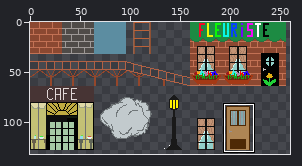
Edited in one commit: sprite sheet (GGJ20/Assets/Sprites/VictorianLondon/Tilemap_Londres.png). Above: a wide view before the commit, with the close-up outlined.
Close-up. As it was:
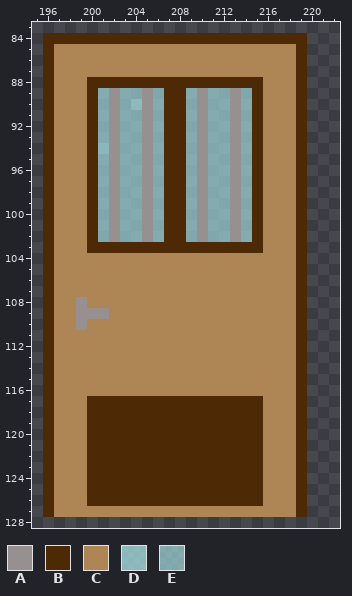
The file is 320x320 pixels. Colours within 5 levels of each other are drawn and written as one. Shown: x 195..222, y 83..128. The wide view leaves out empty margins.
Palette (. is transparent): A #979090  B #4e2905  C #ae8554  D #a3dcdec4  E #a3dcdeab
Pixels before, first column x 196:
 84 BBBBBBBBBBBBBBBBBBBBBBBB
 85 BCCCCCCCCCCCCCCCCCCCCCCB
 86 BCCCCCCCCCCCCCCCCCCCCCCB
 87 BCCCCCCCCCCCCCCCCCCCCCCB
 88 BCCCBBBBBBBBBBBBBBBBCCCB
 89 BCCCBEAEEAEBBEAEEAEBCCCB
 90 BCCCBEAEDAEBBEAEEAEBCCCB
 91 BCCCBEAEEAEBBEAEEAEBCCCB
 92 BCCCBEAEEAEBBEAEEAEBCCCB
 93 BCCCBEAEEAEBBEAEEAEBCCCB
 94 BCCCBDAEEAEBBEAEEAEBCCCB
 95 BCCCBEAEEAEBBEAEEAEBCCCB
 96 BCCCBEAEEAEBBEAEEAEBCCCB
 97 BCCCBEAEEAEBBEAEEAEBCCCB
 98 BCCCBEAEEAEBBEAEEAEBCCCB
 99 BCCCBEAEEAEBBEAEEAEBCCCB
100 BCCCBEAEEAEBBEAEEAEBCCCB
101 BCCCBEAEEAEBBEAEEAEBCCCB
102 BCCCBEAEEAEBBEAEEAEBCCCB
103 BCCCBBBBBBBBBBBBBBBBCCCB
104 BCCCCCCCCCCCCCCCCCCCCCCB
105 BCCCCCCCCCCCCCCCCCCCCCCB
106 BCCCCCCCCCCCCCCCCCCCCCCB
107 BCCCCCCCCCCCCCCCCCCCCCCB
108 BCCACCCCCCCCCCCCCCCCCCCB
109 BCCAAACCCCCCCCCCCCCCCCCB
110 BCCACCCCCCCCCCCCCCCCCCCB
111 BCCCCCCCCCCCCCCCCCCCCCCB
112 BCCCCCCCCCCCCCCCCCCCCCCB
113 BCCCCCCCCCCCCCCCCCCCCCCB
114 BCCCCCCCCCCCCCCCCCCCCCCB
115 BCCCCCCCCCCCCCCCCCCCCCCB
116 BCCCCCCCCCCCCCCCCCCCCCCB
117 BCCCBBBBBBBBBBBBBBBBCCCB
118 BCCCBBBBBBBBBBBBBBBBCCCB
119 BCCCBBBBBBBBBBBBBBBBCCCB
120 BCCCBBBBBBBBBBBBBBBBCCCB
121 BCCCBBBBBBBBBBBBBBBBCCCB
122 BCCCBBBBBBBBBBBBBBBBCCCB
123 BCCCBBBBBBBBBBBBBBBBCCCB
124 BCCCBBBBBBBBBBBBBBBBCCCB
125 BCCCBBBBBBBBBBBBBBBBCCCB
126 BCCCBBBBBBBBBBBBBBBBCCCB
127 BCCCCCCCCCCCCCCCCCCCCCCB
The result:
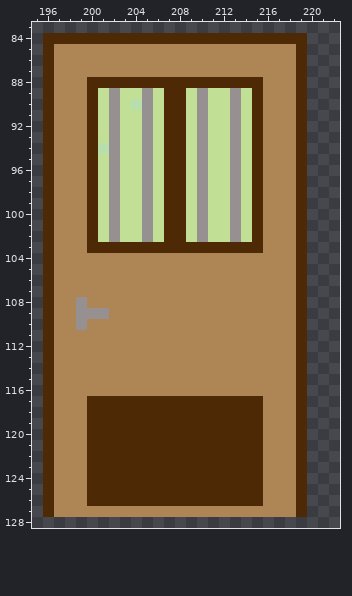
From old to new:
colour D: #a3dcdec4 -> #b8deab
colour E: #a3dcdeab -> #c1df95
Changed places in both close-ups, as pixel boxes (x1, y1, x2, y2):
changed: (98, 88, 252, 242)
